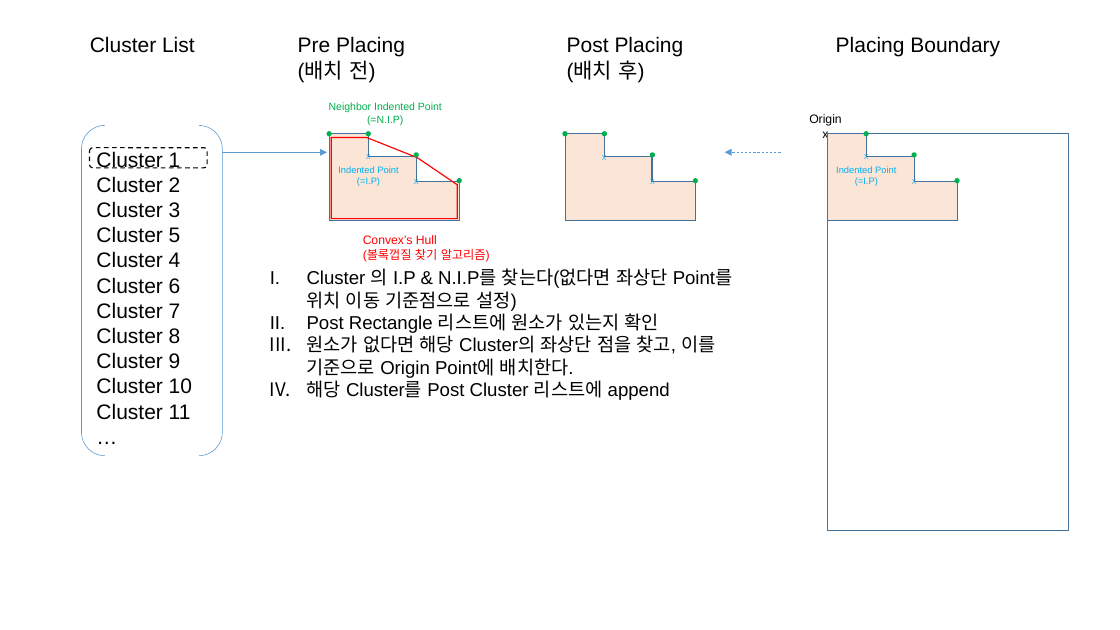
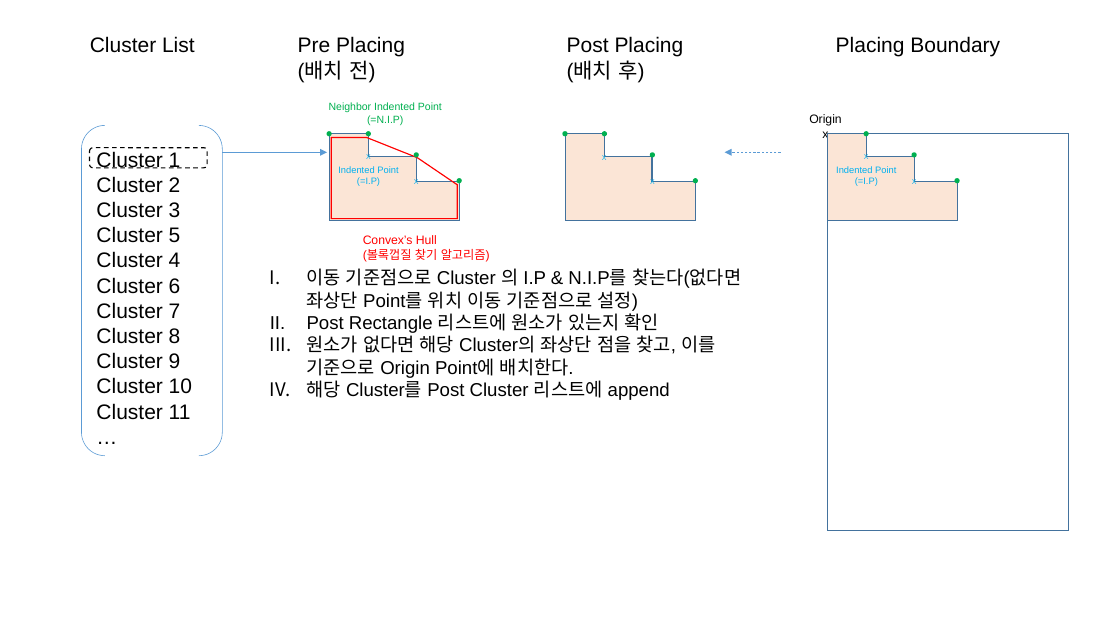
Before and after one commit to hnanmal/mQ, a slide deck: slide 2 of hecBidding/20210903_ClusterPlacing Algorithm.pptx. Drawn at 1120x630 pixels with LibreOffice and Linux fonts; fonts in the diff are those of the drawing. Boxes give left, top, right and bottom in pixels: in the first picture for what was removed or moved away, otherwise in the second. Text is boxed around its words. In the diff, an @@ line names an element or a change of style, - is before the commit and + after.

```diff
--- a/hecBidding/20210903_ClusterPlacing Algorithm.pptx
+++ b/hecBidding/20210903_ClusterPlacing Algorithm.pptx
@@ text at [307, 268, 741, 311]: text changed @@
-I. Cluster 의 I.P & N.I.P를 찾는다(없다면 좌상단 Point를 위치 이동 기준점으로 설정)
+I. 이동 기준점으로 Cluster 의 I.P & N.I.P를 찾는다(없다면 좌상단 Point를 위치 이동 기준점으로 설정)
```
Also in this commit, not shown: 1 other file.
